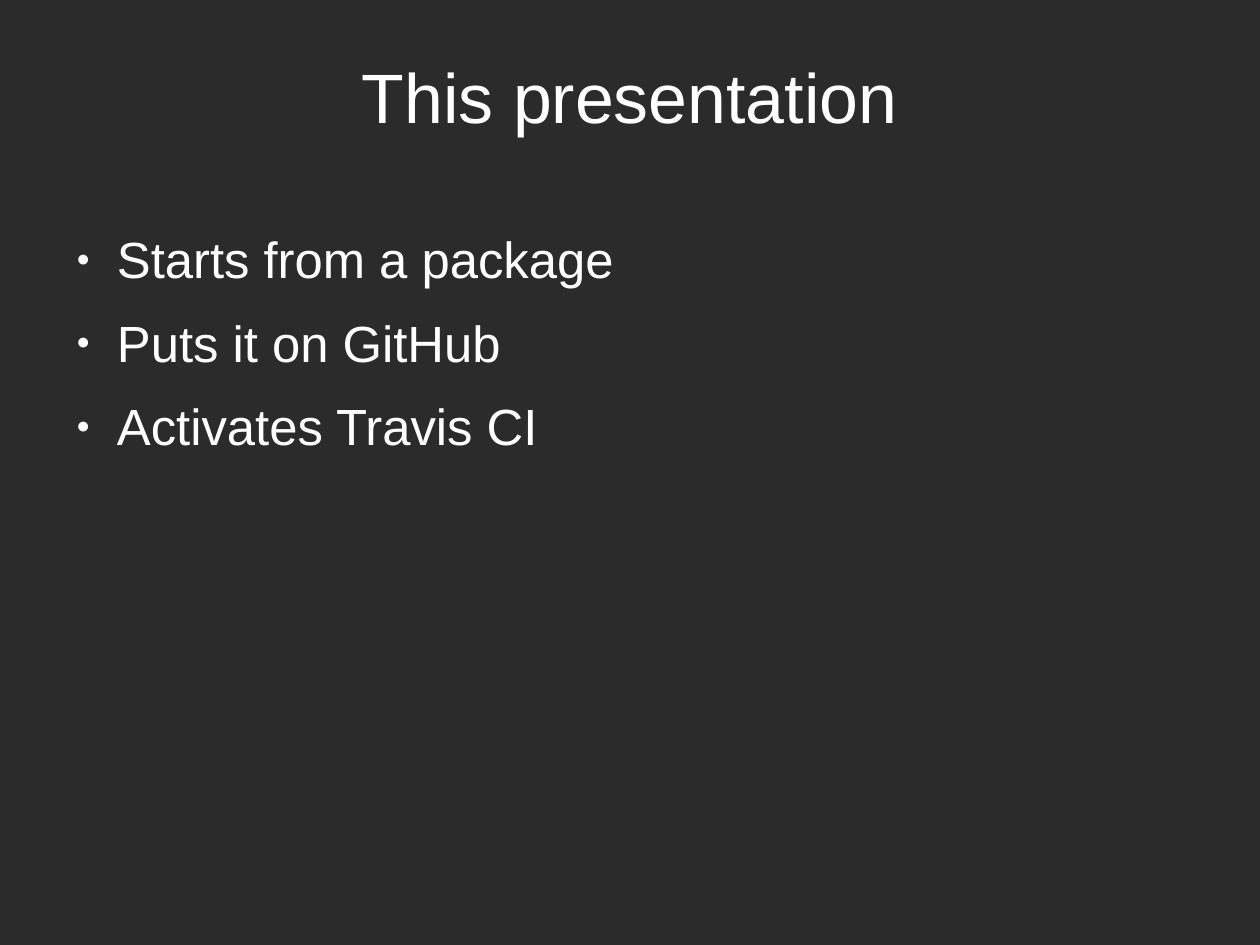
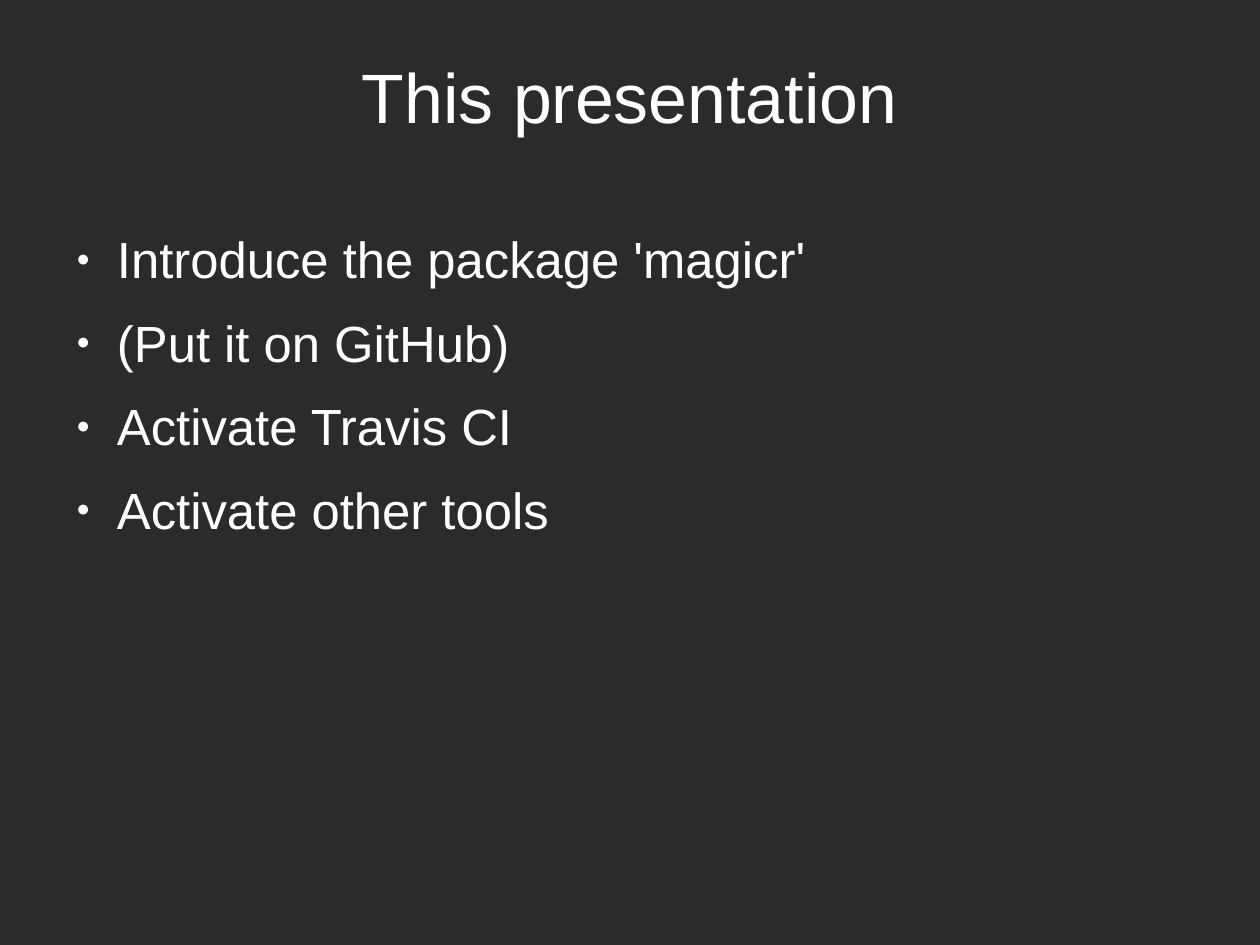
Before and after one commit to richelbilderbeek/PresentationsAboutR, a slide deck: slide 10 of ProfessionalRdevelopment/ProfessionalRDevelopment.odp. Drawn at 1260x945 pixels with LibreOffice and Linux fonts; fonts in the diff are those of the drawing; background and template pictures are left out; a plain dark background stands for a picture behind light text. Boxes give left, top, right and bottom in pixels: in the first picture for what was removed or moved away, otherwise in the second. Text is boxed around its words. In the diff, an @@ line names an element or a change of style, - is before the commit and + after.

```diff
--- a/ProfessionalRdevelopment/ProfessionalRDevelopment.odp
+++ b/ProfessionalRdevelopment/ProfessionalRDevelopment.odp
@@ text at [117,241,805,530]: text changed @@
-● Starts from a package
-● Puts it on GitHub
-● Activates Travis CI
+● Introduce the package 'magicr'
+● (Put it on GitHub)
+● Activate Travis CI
+● Activate other tools
```
Also in this commit, not shown: 2 other slides changed, 9 slides added, 5 slides removed, 19 other files.
